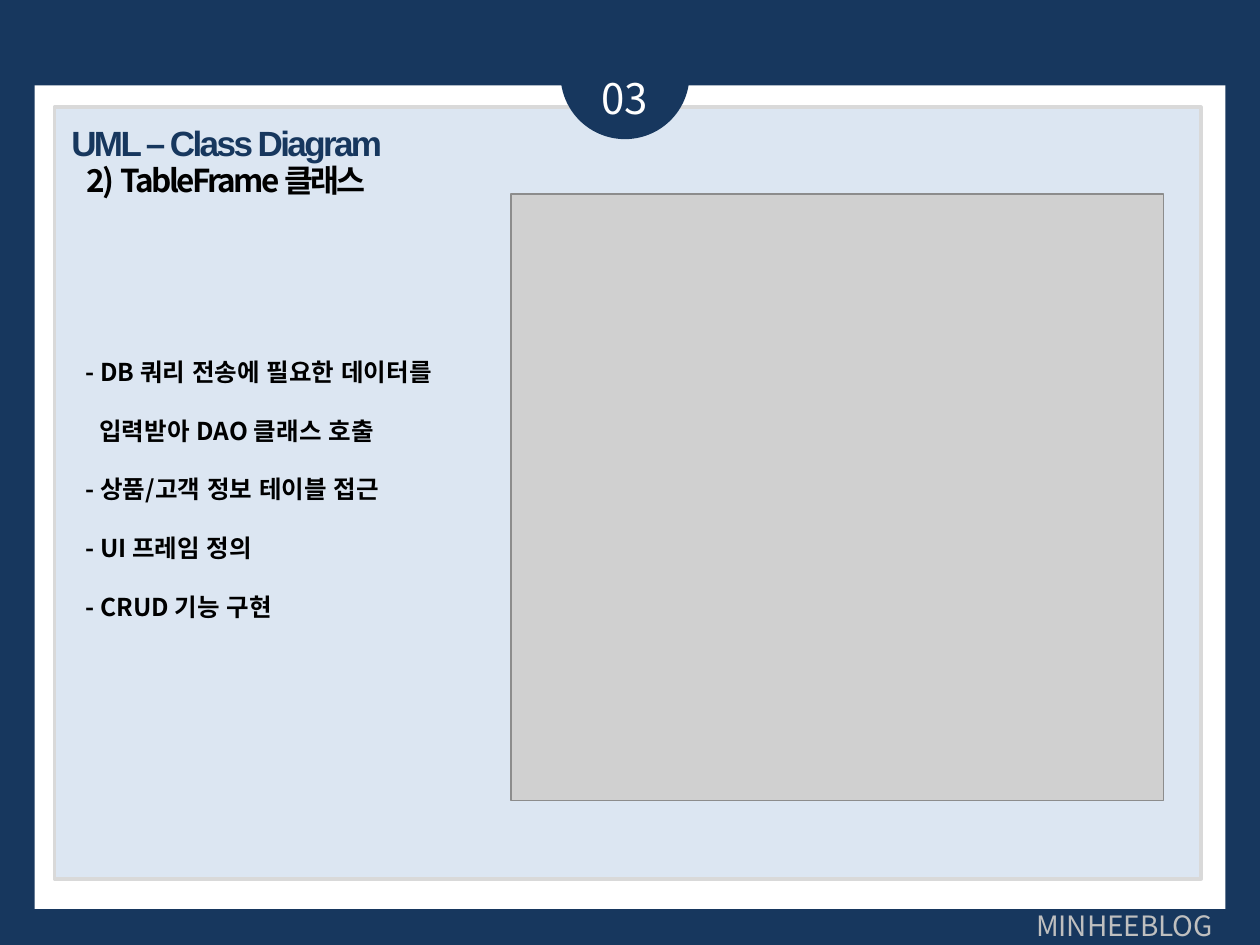
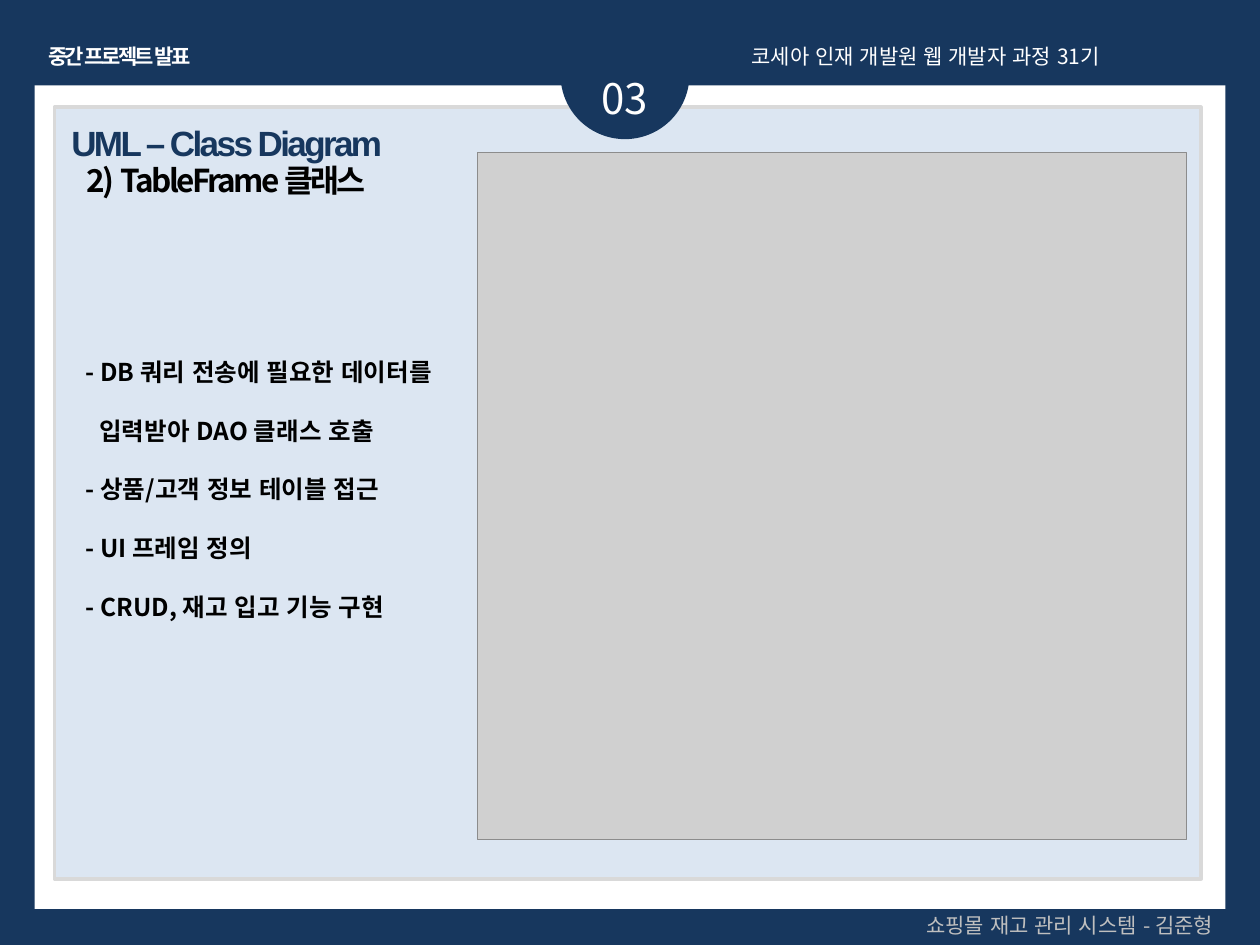
Before and after one commit to Wolfswagen/Kosea_Mid_project, a slide deck: slide 13 of Kosea_Mid_Project/김준형 Project-2nd.pptx. Drawn at 1260x945 pixels with LibreOffice and Linux fonts; fonts in the diff are those of the drawing; grey boxes stand for pictures. Boxes give left, top, right and bottom in pixels: in the first picture for what was removed or moved away, otherwise in the second. Text is boxed around its words. In the diff, an @@ line names an element or a change of style, - is before the commit and + after.

```diff
--- a/Kosea_Mid_Project/김준형 Project-2nd.pptx
+++ b/Kosea_Mid_Project/김준형 Project-2nd.pptx
@@ text added at <box>48,46,191,66</box>, 12 pt, text #FFFFFF, bold @@
+중간 프로젝트 발표
@@ text added at <box>752,46,1100,66</box>, 12 pt, text #FFFFFF @@
+코세아 인재 개발원 웹 개발자 과정 31기
@@ picture: place and size @@
-picture at <box>512,194,1164,800</box>
+picture at <box>478,152,1187,839</box>
@@ text at <box>100,595,384,621</box>: text changed @@
-- CRUD 기능 구현
+- CRUD, 재고 입고 기능 구현
@@ text added at <box>926,915,1213,935</box>, 12 pt, text #BFBFBF @@
+쇼핑몰 재고 관리 시스템 - 김준형
@@ text removed at <box>1036,908,1213,937</box> @@
-MINHEEBLOG
```
Also in this commit, not shown: 20 other slides changed, 19 other files.
